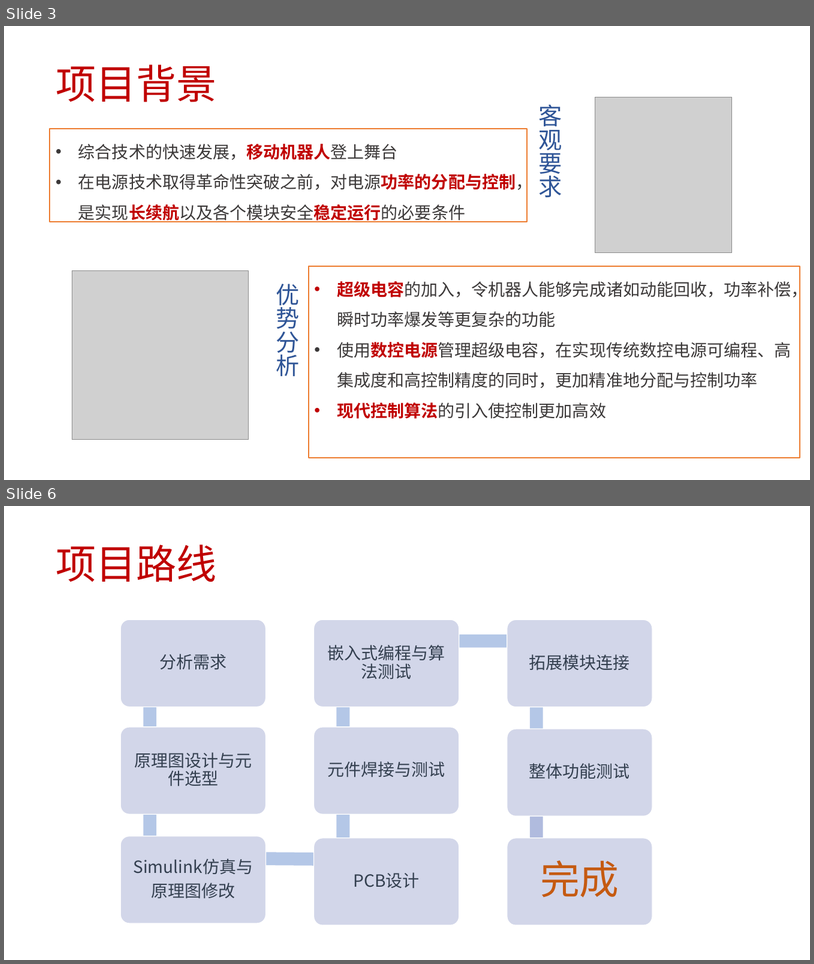
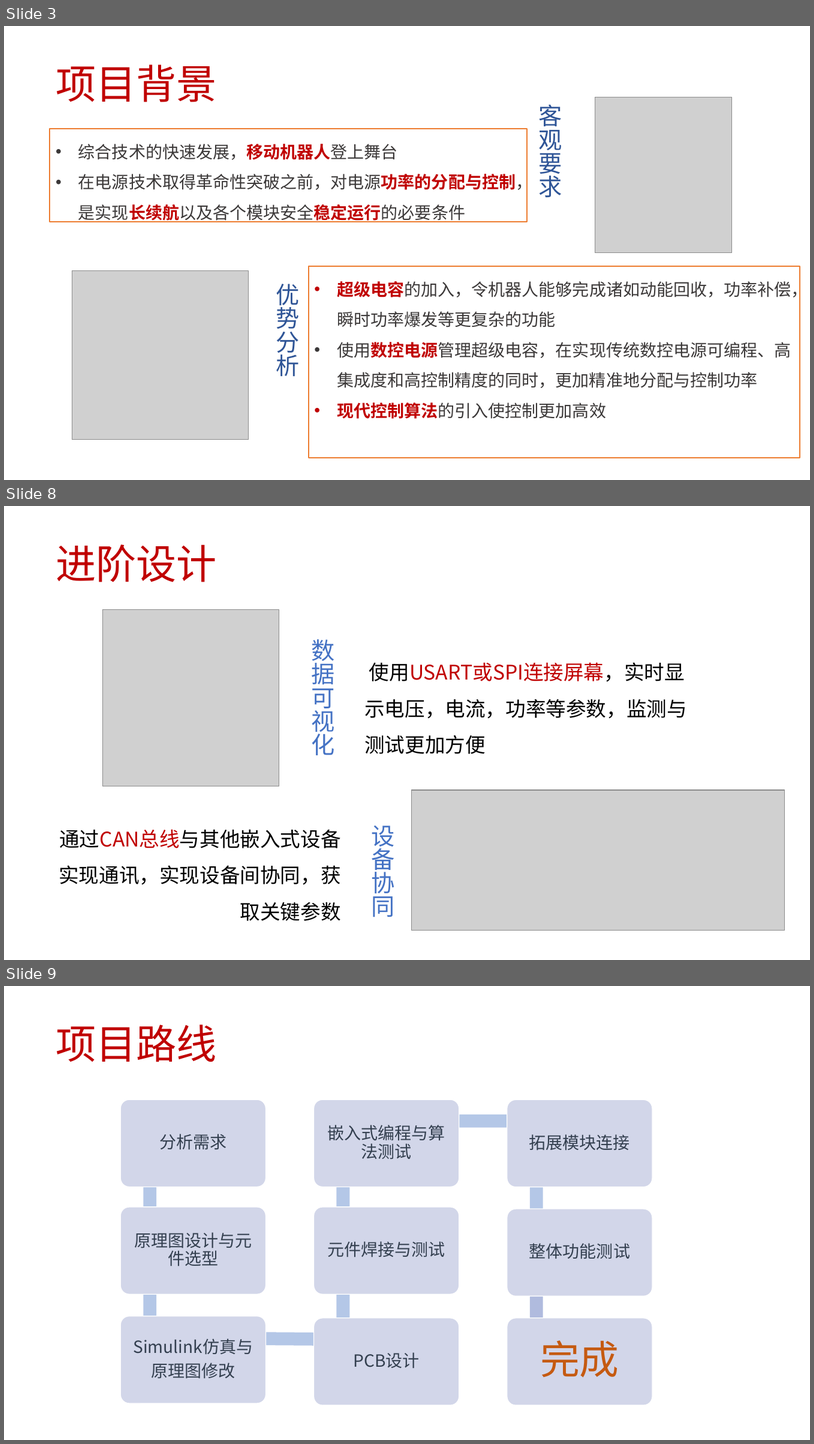
Before and after one commit to Cooper-Chou/Analog_Circuit_Experiment, a slide deck: 开题报告 周弘毅 钟吴子正 陈骤 魏毓瞳.pptx. Shown one above the other, each under a label of ours: slides 3 and 6 before the commit, slides 3, 8 and 9 after it; the slides between them are not shown. The pictures are 814x964 and 814x1444 pixels, drawn with LibreOffice and Linux fonts; fonts in the diff are those of the drawing; grey boxes stand for pictures; background and template pictures are left out. Boxes give left, top, right and bottom in pixels: in the first picture for what was removed or moved away, otherwise in the second. Text is boxed around its words. In the diff, an @@ line names an element or a change of style, - is before the commit and + after.

```diff
--- a/开题报告 周弘毅 钟吴子正 陈骤 魏毓瞳.pptx
+++ b/开题报告 周弘毅 钟吴子正 陈骤 魏毓瞳.pptx
@@ slide 8 added at <box>4,506,810,960</box>, background picture (left out) @@
@@ text added at <box>56,544,217,582</box>, 48 pt, text #C00000 @@
+进阶设计
@@ picture added at <box>102,609,279,786</box> @@
@@ text added at <box>311,639,335,755</box>, 28 pt, text #4472C4 @@
+数据可视化
@@ text added at <box>365,662,687,754</box>, 24 pt, text #000000 @@
+使用USART或SPI连接屏幕，实时显示电压，电流，功率等参数，监测与测试更加方便
@@ picture added at <box>412,790,785,930</box> @@
@@ text added at <box>59,829,341,921</box>, 24 pt, text #000000 @@
+通过CAN总线与其他嵌入式设备实现通讯，实现设备间协同，获取关键参数
@@ text added at <box>372,825,395,917</box>, 28 pt, text #4472C4 @@
+设备协同
@@ what was slide 6 is now slide 9 @@
```
Also in this commit, not shown: 2 slides changed, 3 other slides added.
